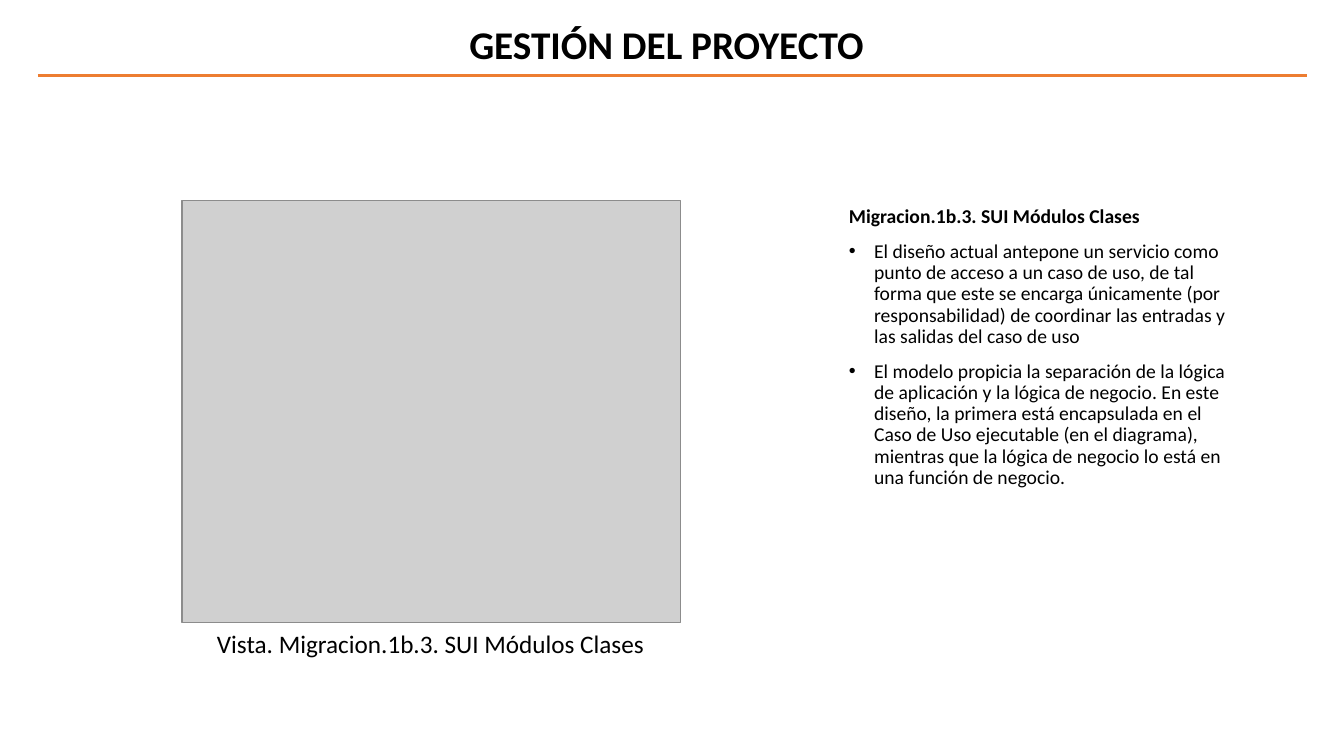
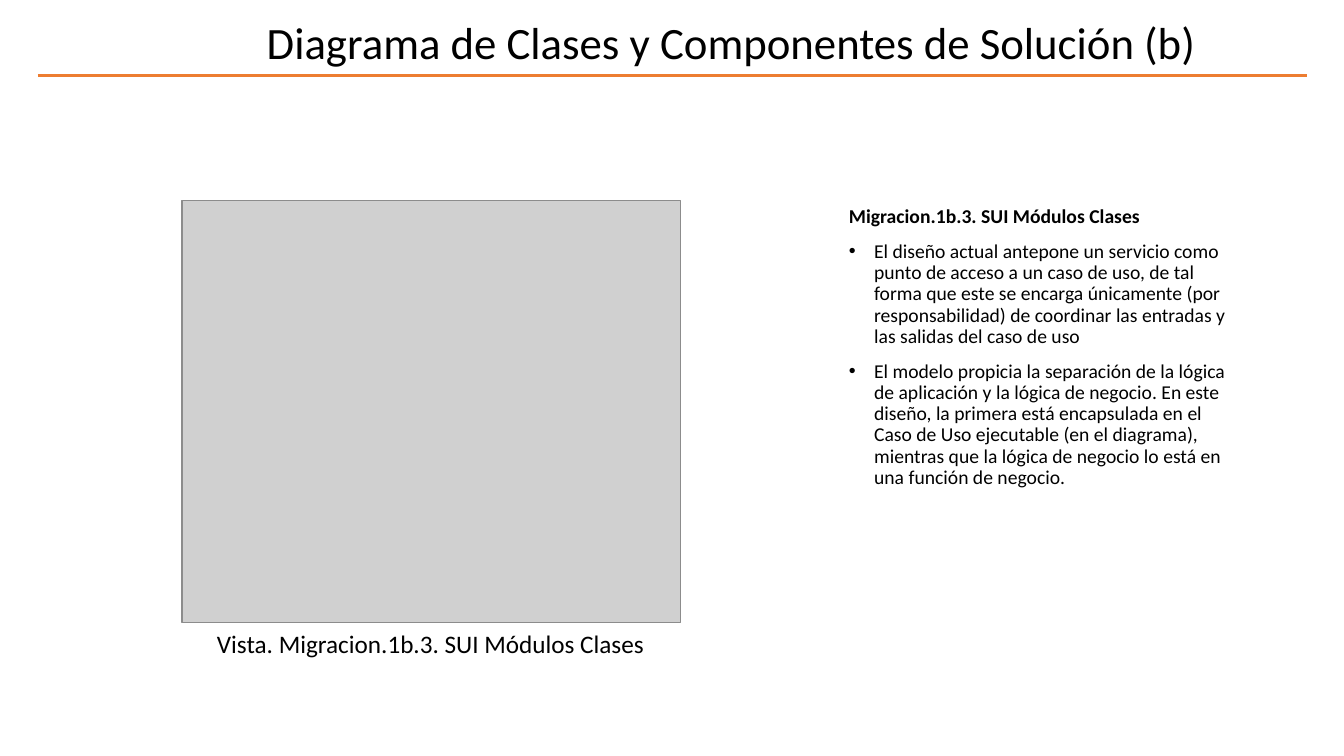
Before and after one commit to hwong23/pgn-078, a slide deck: slide 9 of content/pptxoutpt.pptx. Drawn at 1344x756 pixels with LibreOffice and Linux fonts; fonts in the diff are those of the drawing; grey boxes stand for pictures; background and template pictures are left out. Boxes give left, top, right and bottom in pixels: in the first picture for what was removed or moved away, otherwise in the second. Text is boxed around its words. In the diff, an @@ line names an element or a change of style, - is before the commit and + after.

```diff
--- a/content/pptxoutpt.pptx
+++ b/content/pptxoutpt.pptx
@@ title added at bbox=[267, 26, 1195, 67], 32 pt, text #000000 @@
+Diagrama de Clases y Componentes de Solución (b)
@@ text removed at bbox=[469, 26, 863, 60] @@
-GESTIÓN DEL PROYECTO
```
Also in this commit, not shown: 11 other slides changed, 2 other files.
